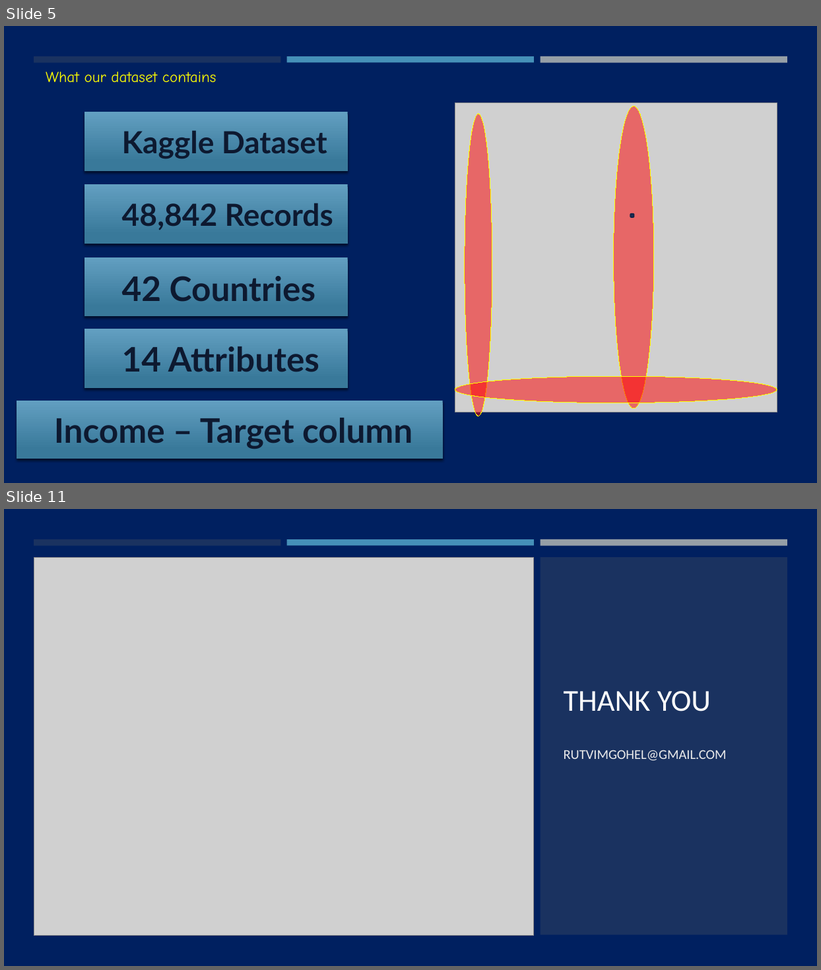
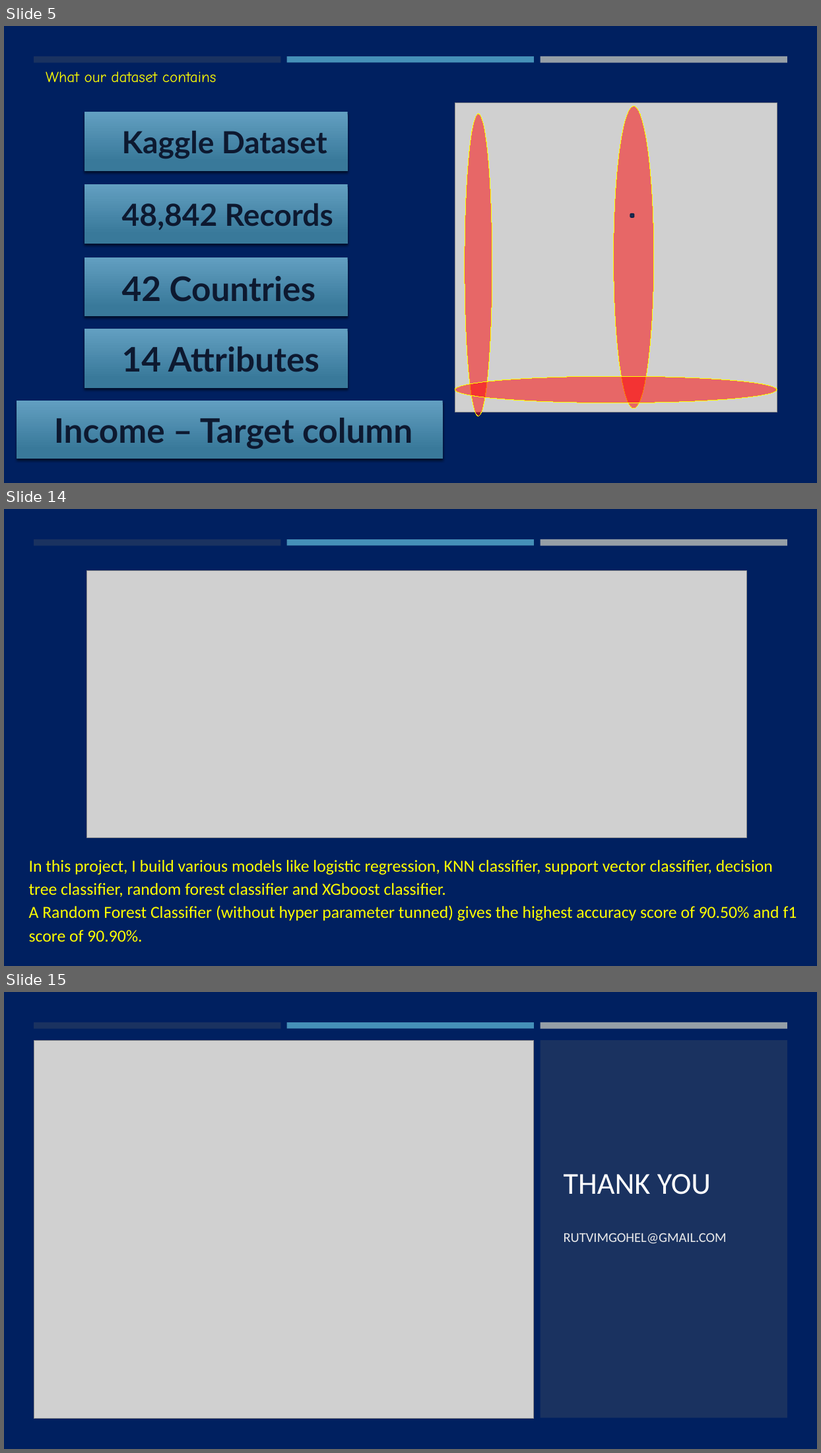
Before and after one commit to PassionateDataScientist/adult_income, a slide deck: Adult income prediction.pptx. Shown one above the other, each under a label of ours: slides 5 and 11 before the commit, slides 5, 14 and 15 after it; the slides between them are not shown. The pictures are 821x970 and 821x1453 pixels, drawn with LibreOffice and Linux fonts; fonts in the diff are those of the drawing; grey boxes stand for pictures; background and template pictures are left out. Boxes give left, top, right and bottom in pixels: in the first picture for what was removed or moved away, otherwise in the second. Text is boxed around its words. In the diff, an @@ line names an element or a change of style, - is before the commit and + after.

```diff
--- a/Adult income prediction.pptx
+++ b/Adult income prediction.pptx
@@ slide 14 added at bbox=[4, 509, 817, 966], background #002060; not listed: 3 template elements that a slide beside it also shows @@
@@ picture added at bbox=[87, 570, 747, 838] @@
@@ text added at bbox=[29, 860, 797, 943], 20 pt, text #FFFF00 @@
+In this project, I build various models like logistic regression, KNN classifier, support vector classifier, decision tree classifier, random forest classifier and XGboost classifier.
+A Random Forest Classifier (without hyper parameter tunned) gives the highest accuracy score of 90.50% and f1 score of 90.90%.
@@ what was slide 11 is now slide 15 @@
```
Also in this commit, not shown: 2 slides changed, 6 other slides added, 3 slides removed, 2 other files.
